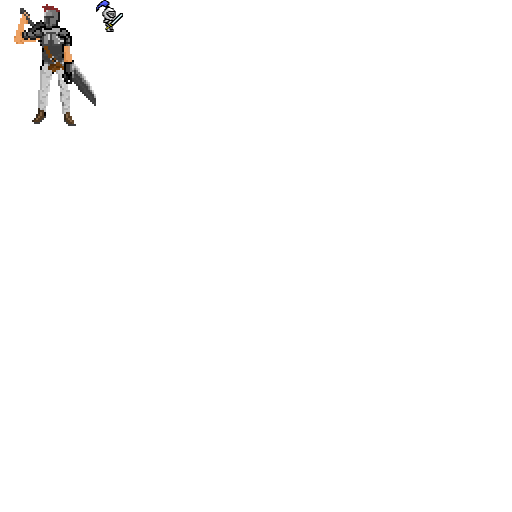
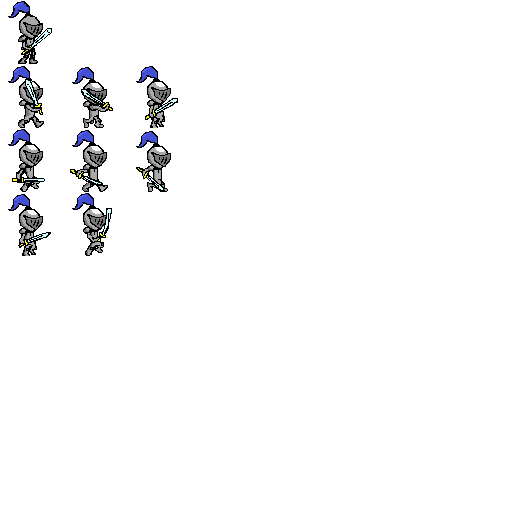
Layer changes from the first 512 x 512 image to the second:
removed layer "New_Piskel-1.png" over <box>96,0,123,32</box>
added layer "mnds_clone" above "mnds-3.png" over <box>8,66,178,256</box>
renamed "94d4dab5c5a1a77eb6adce1e8c114d49b4ad9e72_hq-1.png" to "mnds-3.png", painted on it over <box>8,1,96,126</box>
